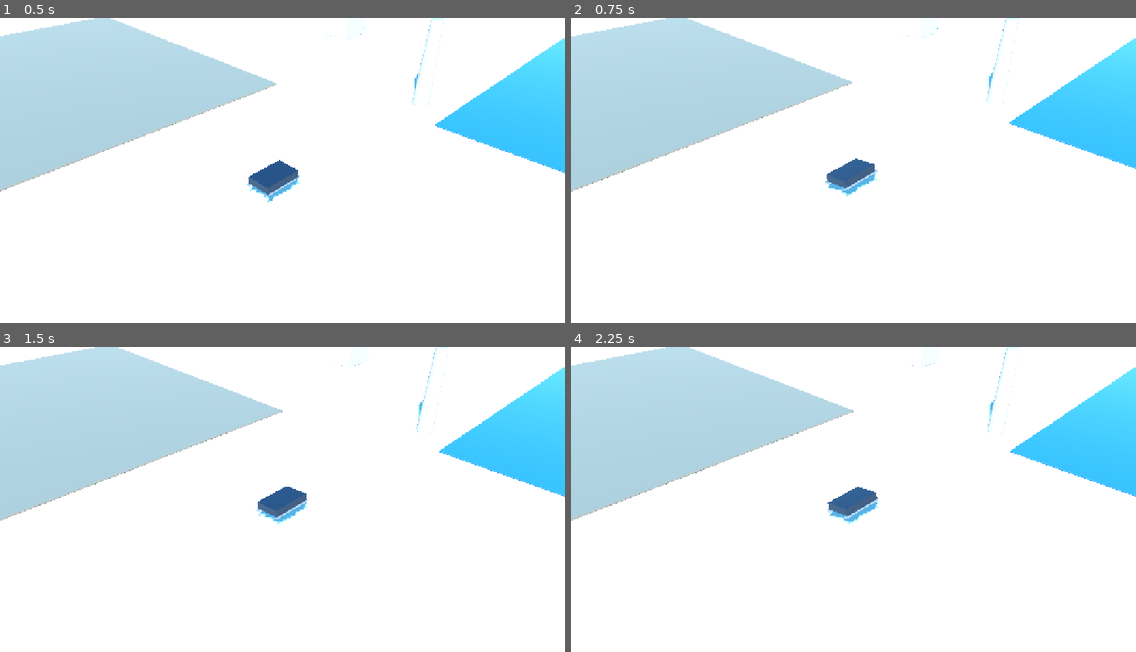
Above: before the commit, frames 1-4 (two rows, left to right).
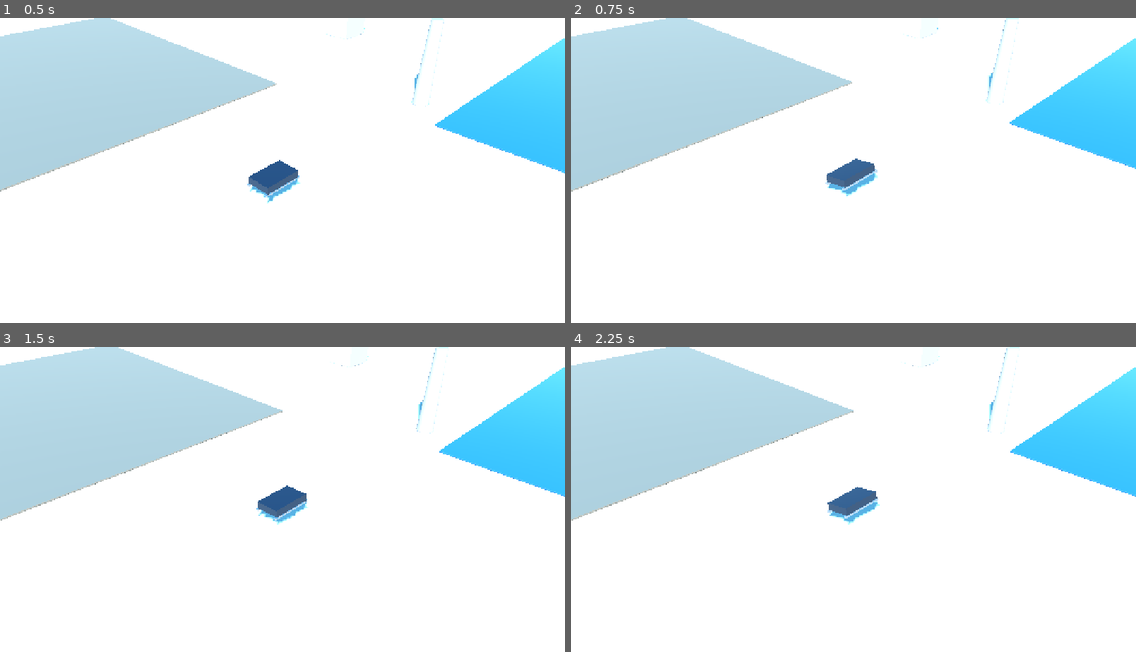
Above: after the commit, the same moments.

Repository: mcintalmo/drift
Game: Godot game, scene res://scenes/world/PrototypeTestTrack.tscn
The game is run twice, just before and just after one commit, with the same random seed, the same clock (stepped at 60 frames per second) and the same inputs.
Inputs (mouse positions are in pixels of both pictures, inside the frame that each line leads up to):
- Up to frame 1 (0.5 s): no input
- Up to frame 2 (0.75 s): tap Enter (ui_accept) at 0.5 s; move the mouse to (977, 161) at 0.52 s; hold E (pilot_lean_right) from 0.53 s (still down); click (977, 161) at 0.6 s
- Up to frame 3 (1.5 s): tap Enter (ui_accept) at 0.77, 1.25 s; release E (pilot_lean_right) at 1.25 s; drag from (169, 520) to (254, 569) at 1.27 s
- Up to frame 4 (2.25 s): move the mouse to (910, 435) at 2.02 s; hold E (pilot_lean_right) from 2.03 s (still down); tap G (pilot_wrist_grapple) at 2.1 s

Frame 1 is identical in both runs. In frame 2, less than 0.1% of the frame differs, in the area x 45-55%, y 46-57%; in frame 3, less than 0.1%; in frame 4, less than 0.1%, in the area x 45-55%, y 45-58%.

Commit message:
Calibrate sled engine thrust to Newtons (4500N) and increase steering agility (95 deg/s)

Diff:
--- a/resources/engines/standard_engine.tres
+++ b/resources/engines/standard_engine.tres
@@ -6,10 +6,10 @@
 script = ExtResource("1_engine")
 engine_id = &"standard_engine"
 engine_name = "Standard Kerosene Thruster"
-max_forward_thrust = 38.0
-max_reverse_thrust = 14.0
-boost_multiplier = 1.65
-top_speed_ms = 32.0
+max_forward_thrust = 4500.0
+max_reverse_thrust = 2400.0
+boost_multiplier = 1.75
+top_speed_ms = 38.0
 fuel_burn_rate_per_sec = 0.8
 boost_fuel_multiplier = 2.5
 smog_emission_rate = 1.0
--- a/scripts/components/inertial_drift_component.gd
+++ b/scripts/components/inertial_drift_component.gd
@@ -62,7 +62,8 @@
 
 	# 2. Heading and Steering Yaw Integration
 	var current_friction: Vector2 = _get_current_friction()
-	var effective_steer_speed: float = deg_to_rad(stats.steer_speed_deg_per_sec if stats else 12.0)
+	var base_steer_speed: float = deg_to_rad(stats.steer_speed_deg_per_sec if stats else 95.0)
+	var effective_steer_speed: float = base_steer_speed
 
 	if is_drifting and stats:
 		effective_steer_speed *= stats.drift_yaw_multiplier
@@ -97,7 +98,7 @@
 	var lateral_speed: float = horizontal_velocity.dot(right_dir)
 
 	# Longitudinal rolling drag
-	var longitudinal_drag_force: Vector3 = -forward_dir * (forward_speed * current_friction.y * 12.0)
+	var longitudinal_drag_force: Vector3 = -forward_dir * (forward_speed * current_friction.y * 30.0)
 
 	# Lateral slip friction
 	var lateral_friction_coeff: float = current_friction.x
@@ -115,7 +116,12 @@
 
 	horizontal_velocity += horizontal_accel * delta
 
-	var max_speed: float = engine.top_speed_ms if engine else 32.0
+	# Coasting deceleration when no throttle is pressed
+	if is_zero_approx(throttle_input):
+		var coast_friction: float = current_friction.y * 2.5
+		horizontal_velocity = horizontal_velocity.move_toward(Vector3.ZERO, coast_friction * GRAVITY * delta)
+
+	var max_speed: float = engine.top_speed_ms if engine else 38.0
 	if is_boosting:
 		max_speed *= 1.35
 	if horizontal_velocity.length() > max_speed:
@@ -161,7 +167,7 @@
 	return Vector2(0.75, 0.15)
 
 func _update_roll_dynamics(delta: float, lateral_speed: float, steer_input: float, speed_mag: float) -> void:
-	# 1. Static gravity tilt from lateral COM offset (e.g. +0.15m offset yields ~16 deg lean)
+	# 1. Static gravity tilt from lateral COM offset
 	var static_com_roll: float = (external_com_lateral_offset_m / 0.20) * deg_to_rad(20.0)
 
 	# 2. Dynamic centrifugal roll during turns
@@ -171,7 +177,7 @@
 	var pilot_lean: float = pilot_lean_axis * deg_to_rad(18.0)
 
 	var target_roll_rad: float = clampf(static_com_roll + centrifugal_roll - pilot_lean, deg_to_rad(-45.0), deg_to_rad(45.0))
-	var restore_speed: float = stats.roll_restoring_stiffness if stats else 4.5
+	var restore_speed: float = stats.roll_restoring_stiffness if stats else 6.0
 	roll_angle_rad = lerpf(roll_angle_rad, target_roll_rad, restore_speed * delta)
 
 	# Apply combined Heading (Y) and Roll (Z in local vehicle space) Basis to chassis
--- a/scripts/resources/engine_data.gd
+++ b/scripts/resources/engine_data.gd
@@ -6,10 +6,14 @@
 @export var engine_name: String = "Standard Kerosene Thruster"
 
 @export_group("Thrust Dynamics")
-@export_range(10.0, 100.0, 1.0) var max_forward_thrust: float = 38.0
-@export_range(5.0, 50.0, 1.0) var max_reverse_thrust: float = 14.0
-@export_range(1.0, 3.0, 0.05) var boost_multiplier: float = 1.65
-@export_range(5.0, 60.0, 1.0) var top_speed_ms: float = 32.0
+## Forward thrust in Newtons (e.g. 4500 N produces ~18 m/s^2 on a 250 kg chassis)
+@export_range(500.0, 15000.0, 100.0) var max_forward_thrust: float = 4500.0
+## Reverse and active braking thrust in Newtons
+@export_range(200.0, 8000.0, 100.0) var max_reverse_thrust: float = 2400.0
+## Multiplier applied to forward thrust when holding boost
+@export_range(1.0, 3.5, 0.05) var boost_multiplier: float = 1.75
+## Maximum theoretical top speed in m/s (38 m/s ≈ 137 km/h)
+@export_range(10.0, 80.0, 1.0) var top_speed_ms: float = 38.0
 
 @export_group("Fuel & Thermal Characteristics")
 @export_range(0.1, 5.0, 0.1) var fuel_burn_rate_per_sec: float = 0.8
--- a/scripts/resources/sled_stats_data.gd
+++ b/scripts/resources/sled_stats_data.gd
@@ -10,12 +10,14 @@
 @export var chassis_com_offset: Vector3 = Vector3(0.0, 0.25, 0.0)
 
 @export_group("Steering & Dynamics")
-@export_range(10.0, 90.0, 1.0) var max_steer_angle_deg: float = 38.0
-@export_range(1.0, 20.0, 0.5) var steer_speed_deg_per_sec: float = 8.5
-@export_range(0.5, 3.0, 0.1) var drift_yaw_multiplier: float = 1.75
-@export_range(1.0, 10.0, 0.2) var linear_dampening: float = 0.4
+@export_range(10.0, 90.0, 1.0) var max_steer_angle_deg: float = 42.0
+## Turning angular speed in degrees per second (95 deg/s allows a 90 deg turn in ~0.95 sec)
+@export_range(20.0, 240.0, 5.0) var steer_speed_deg_per_sec: float = 95.0
+## Yaw rate multiplier during handbrake drift
+@export_range(1.0, 4.0, 0.1) var drift_yaw_multiplier: float = 2.2
+@export_range(0.1, 5.0, 0.1) var linear_dampening: float = 0.4
 
 @export_group("Roll Stability & Tipping")
-@export_range(5.0, 45.0, 1.0) var tipping_angle_threshold_deg: float = 28.0
+@export_range(5.0, 45.0, 1.0) var tipping_angle_threshold_deg: float = 24.0
 @export_range(10.0, 500.0, 10.0) var max_stabilizing_lean_torque: float = 160.0
-@export_range(0.1, 5.0, 0.1) var roll_restoring_stiffness: float = 4.5
+@export_range(0.1, 10.0, 0.5) var roll_restoring_stiffness: float = 6.0
